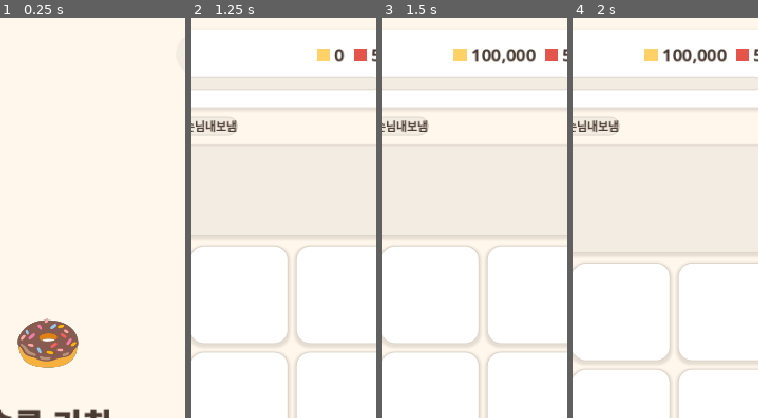
Above: before the commit, frames 1-4 (left to right).
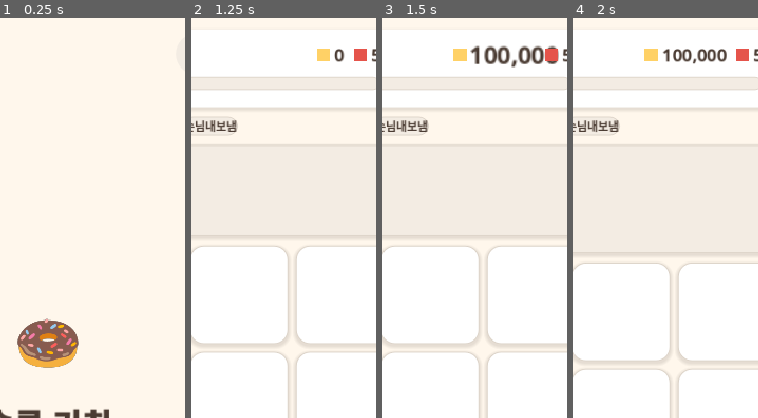
Above: after the commit, the same moments.

Repository: yellyB/game-slot-kitchen
Game: Godot game, scene res://scenes/Main.tscn
Two runs of this game, one before a commit and one after it. Both use one fixed random seed, a clock stepped at 60 frames per second and the inputs below.
Inputs:
- Up to frame 1 (0.25 s): no input
- Up to frame 2 (1.25 s): click "시작" at 0.5 s
- Up to frame 3 (1.5 s): click "돈+10만" at 1.25 s
- Up to frame 4 (2 s): no input
The pictures show only the part of the screen within x 37-87%, y 0-50%; the shares and areas given below are measured in that part.

Frames 1-2 are identical in both runs. In frame 3, 1.4% of the frame differs, in the area x 47-96%, y 6-13%; in frame 4, nothing differs.

Commit message:
연출: 돈 증가 시 상단 돈 라벨 통통 팝
_on_cash_changed에서 이전값 대비 증가면 _pop_label(스케일 1.35 BACK 바운스).
_last_cash로 증감 방향 판별.

Co-Authored-By: Claude Opus 4.8 (1M context) <noreply@anthropic.com>

Diff:
--- a/scripts/main.gd
+++ b/scripts/main.gd
@@ -25,6 +25,7 @@
 var _day_label: Label
 var _money_label: Label
 var _rent_label: Label
+var _last_cash := 0   # 돈 증감 방향 판별(증가 시 라벨 팝)용
 var _hours_bar: ProgressBar
 
 
@@ -586,7 +587,20 @@
 
 # ── 세션 반응 ─────────────────────────────────────────────
 func _on_cash_changed(cash: int) -> void:
+	var up := cash > _last_cash
+	_last_cash = cash
 	_money_label.text = _fmt(cash)
+	if up:
+		_pop_label(_money_label)   # 돈 증가 시 통통 팝
+
+
+## 라벨 강조 팝 — 살짝 커졌다 원래대로(BACK). 돈 증가 등.
+func _pop_label(lbl: Control) -> void:
+	lbl.pivot_offset = lbl.size * 0.5   # 중앙 기준 스케일
+	lbl.scale = Vector2.ONE
+	var tw := create_tween()
+	tw.tween_property(lbl, "scale", Vector2(1.35, 1.35), 0.12).set_trans(Tween.TRANS_BACK).set_ease(Tween.EASE_OUT)
+	tw.tween_property(lbl, "scale", Vector2.ONE, 0.18).set_trans(Tween.TRANS_BACK).set_ease(Tween.EASE_IN)
 
 
 func _on_progress(t01: float) -> void:
